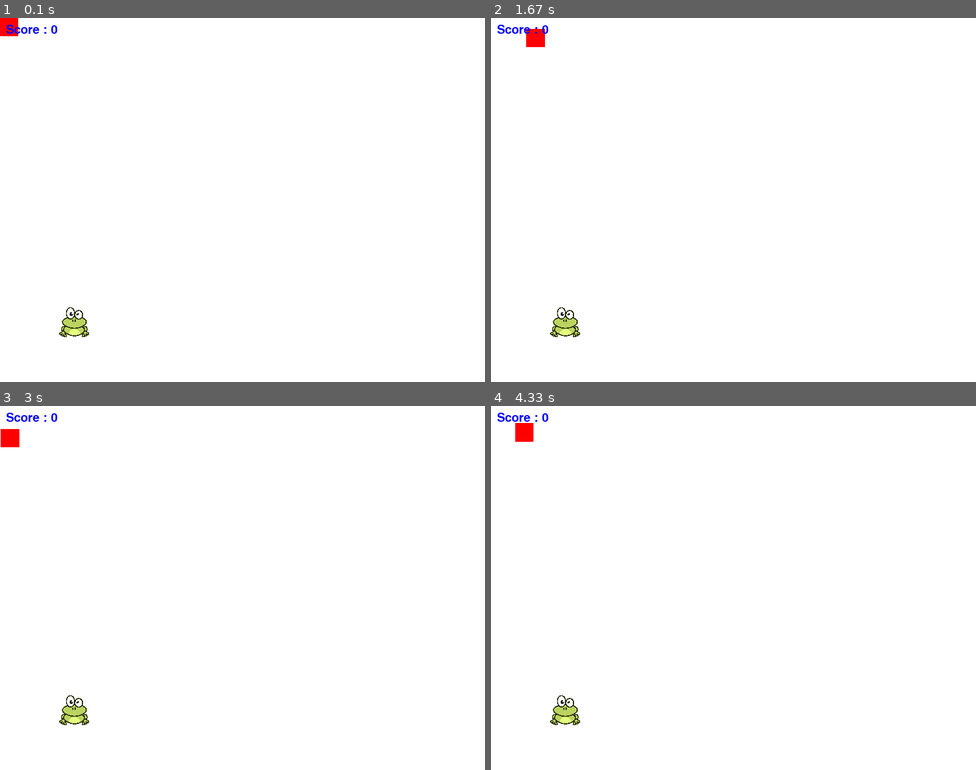
Above: before the commit, frames 1-4 (two rows, left to right).
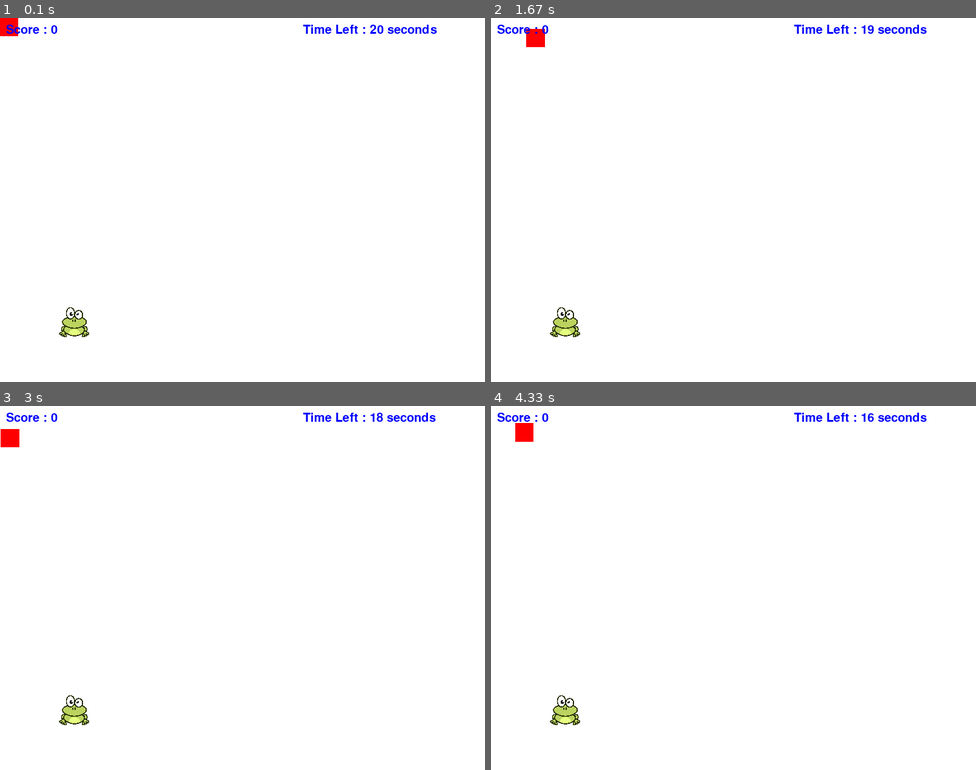
Above: after the commit, the same moments.

Repository: Sahil4UI/PythonRegular11-12Dec2020
Game: pygame game, started from pygame/py002.py
Same seed, same stepped clock (60 frames per second), same inputs: the game is played once before the commit and once after it.
Inputs:
- Up to frame 1 (0.1 s): no input
- Up to frame 2 (1.67 s): hold Right 0.33-0.8 s; hold Up 0.83-1.13 s; hold Right 1.17-1.63 s
- Up to frame 3 (3 s): hold Left 1.67-2.2 s; hold Down 2.23-2.53 s; hold Left 2.57-2.97 s
- Up to frame 4 (4.33 s): hold Up 3-3.37 s; hold Right 3.4-4.03 s; hold Down from 4.07 s (still down)

The runs differ from the first frame. In frame 1, 0.3% of the frame differs, in the area x 62-91%, y 1-5%; in frame 2, 0.3%; in frame 3, 0.3%; in frame 4, 0.3%.

Commit message:
Update py002.py

Diff:
--- a/pygame/py002.py
+++ b/pygame/py002.py
@@ -1,5 +1,7 @@
 import random
 import pygame
+import time
+from pygame.locals import *
 pygame.init()
 H= 600
 W=800
@@ -7,10 +9,10 @@
 color= (255,255,255)
 red = (255 , 0 , 0 )
 blue  = (0,0,255)
-
 w=30
 h=30
 
+pygame.time.set_timer(USEREVENT,1000)
 
 frog=pygame.image.load("frog.png")#raw string-path
 frog = pygame.transform.scale(frog,(50,50))
@@ -28,6 +30,19 @@
     for i in snakeList:
         pygame.draw.rect(gameScreen,red,[i[0],i[1],w,h])
 
+def Timer(sec):
+    font=pygame.font.SysFont(None,30)
+    #anti aliasing ->texture-> True
+    text=font.render(f"Time Left : {sec} seconds",True,blue)
+    gameScreen.blit(text,(500,10))
+
+def gameOver():
+    pass
+    # font=pygame.font.SysFont(None,30)
+    # #anti aliasing ->texture-> True
+    # text=font.render(f"***GAME OVER***",True,blue)
+    # gameScreen.blit(text,(500,10))
+
 def main():
     movex = 0
     movey = 0
@@ -35,6 +50,7 @@
     frogY = random.randint(0,H-50)
     x=0
     y=0
+    sec=20
     counter=0
     snakeList= []
     snakeLength=1
@@ -44,6 +60,9 @@
             if event.type==pygame.QUIT:
                 pygame.quit()
                 quit()
+
+            elif event.type==pygame.USEREVENT:
+                sec-=1
 
             if event.type==pygame.KEYDOWN:
                 if event.key == pygame.K_LEFT:
@@ -61,6 +80,7 @@
                 elif event.key==pygame.K_DOWN:
                     movey=1
                     movex=0
+
         # gameScreen.blit(image,(imageX,imageY))
         snake = pygame.draw.rect(gameScreen,red,[x,y,w,h])
         snakeList.append([x,y])
@@ -83,7 +103,10 @@
             movey=1
 
         Score(counter)
+        Timer(sec)
 
+        if sec <0:
+            gameOver()
         if snakeLength<len(snakeList):
             del snakeList[0]
 
